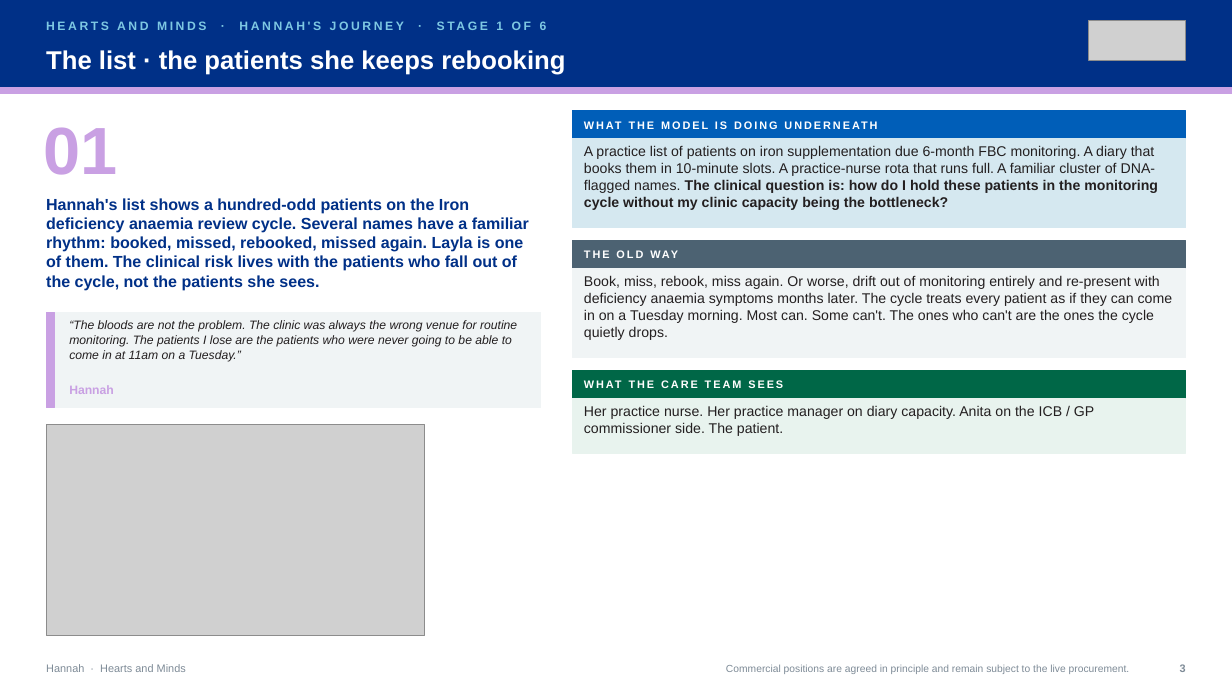
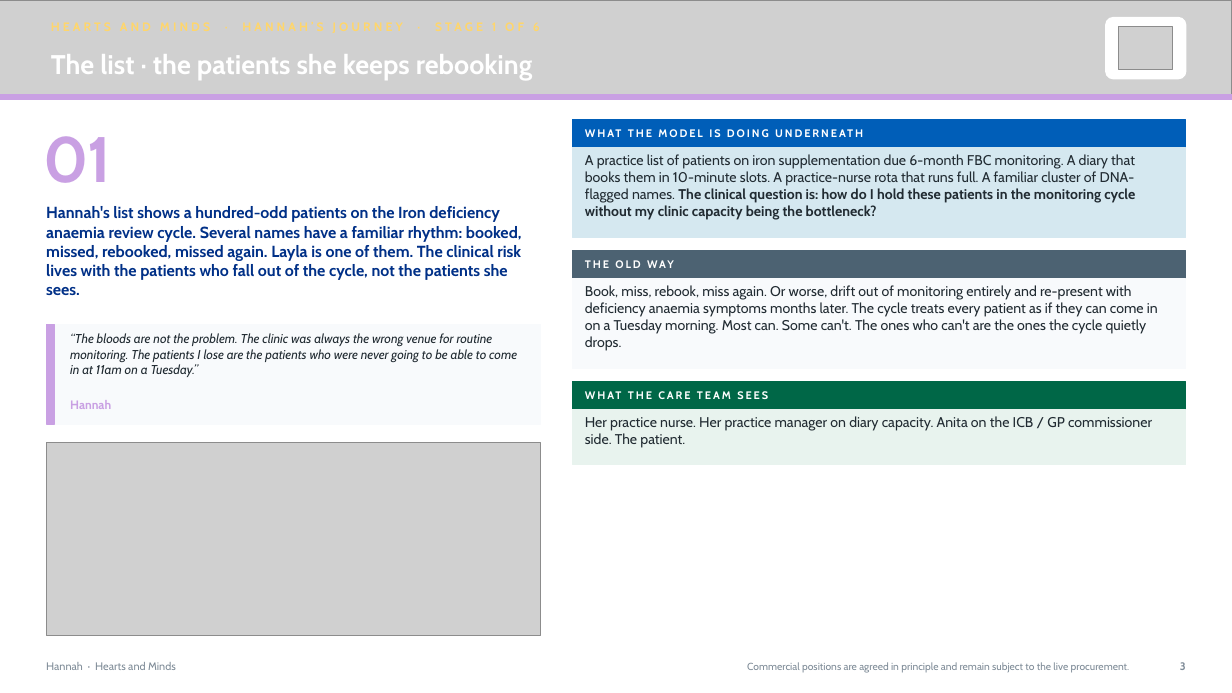
Before and after one commit to ScottEason1967/dtx-ecosystem, a slide deck: slide 3 of hearts-and-minds/journey-decks/hm-journey-hannah-v1.pptx. Drawn at 1232x693 pixels with LibreOffice and Linux fonts; fonts in the diff are those of the drawing; grey boxes stand for pictures. Boxes give left, top, right and bottom in pixels: in the first picture for what was removed or moved away, otherwise in the second. Text is boxed around its words. In the diff, an @@ line names an element or a change of style, - is before the commit and + after.

```diff
--- a/hearts-and-minds/journey-decks/hm-journey-hannah-v1.pptx
+++ b/hearts-and-minds/journey-decks/hm-journey-hannah-v1.pptx
@@ rectangle removed at (x1=0, y1=0, x2=1232, y2=88) @@
@@ picture added at (x1=0, y1=0, x2=1232, y2=94) @@
@@ text removed at (x1=46, y1=21, x2=547, y2=30) @@
-HEARTS AND MINDS · HANNAH'S JOURNEY · STAGE 1 OF 6
@@ rounded rectangle added at (x1=1106, y1=18, x2=1187, y2=79), fill #FFFFFF, outline #FFFFFF 1 pt @@
@@ picture resized from (x1=1089, y1=20, x2=1186, y2=60) to (x1=1119, y1=27, x2=1174, y2=69) @@
@@ text "The list · the patients ..." at (x1=51, y1=54, x2=532, y2=80): size 20 to 21 pt, font Arial to Cabin @@
@@ rectangle moved from (x1=0, y1=88, x2=1232, y2=93) to (x1=0, y1=94, x2=1232, y2=100) @@
@@ text "01" at (x1=43, y1=136, x2=111, y2=183): size 52 to 50 pt, font Arial to Cabin, letter spacing 0 to -1 pt @@
@@ 8 texts, 6 rectangles moved together from (x1=43, y1=111, x2=1186, y2=453) to (x1=43, y1=119, x2=1186, y2=465) @@
@@ rectangle at (x1=573, y1=278, x2=1186, y2=369): fill #F0F4F5 to #F8FAFC; outline #F0F4F5 1 pt to #F8FAFC 1 pt @@
@@ rectangle resized from (x1=46, y1=312, x2=55, y2=408) to (x1=46, y1=324, x2=55, y2=424) @@
@@ rectangle at (x1=46, y1=324, x2=541, y2=424): fill #F0F4F5 to #F8FAFC; outline #F0F4F5 1 pt to #F8FAFC 1 pt @@
@@ rectangle resized from (x1=46, y1=312, x2=541, y2=408) to (x1=46, y1=324, x2=541, y2=424) @@
@@ text "“The bloods are not the ..." moved from (x1=69, y1=320, x2=517, y2=362) to (x1=70, y1=333, x2=517, y2=377) @@
@@ text "“The bloods are not the ..." at (x1=70, y1=333, x2=517, y2=377): size 9.5 to 10 pt, font Arial to Cabin, text colour #231F20 to #212B32 @@
@@ text "Hannah" moved from (x1=69, y1=385, x2=114, y2=394) to (x1=70, y1=400, x2=111, y2=409) @@
@@ font Arial to Cabin, text colour #231F20 to #212B32 in 3 elements at (x1=585, y1=285, x2=1158, y2=350), (x1=585, y1=154, x2=1135, y2=219), (x1=585, y1=416, x2=1152, y2=448) @@
@@ picture resized from (x1=46, y1=424, x2=425, y2=636) to (x1=46, y1=443, x2=541, y2=636) @@
@@ font Arial to Cabin in 8 elements at (x1=585, y1=119, x2=1174, y2=147), (x1=647, y1=260, x2=674, y2=268), (x1=46, y1=206, x2=522, y2=295), (x1=585, y1=382, x2=1174, y2=409), (x1=1180, y1=662, x2=1186, y2=670), (x1=70, y1=400, x2=111, y2=409), (x1=747, y1=662, x2=1130, y2=672), (x1=46, y1=662, x2=176, y2=670) @@
@@ text "Commercial positions are agreed in ..." moved from (x1=726, y1=664, x2=1130, y2=674) to (x1=747, y1=662, x2=1130, y2=672) @@
```
Also in this commit, not shown: 8 other slides changed, 57 other files.
